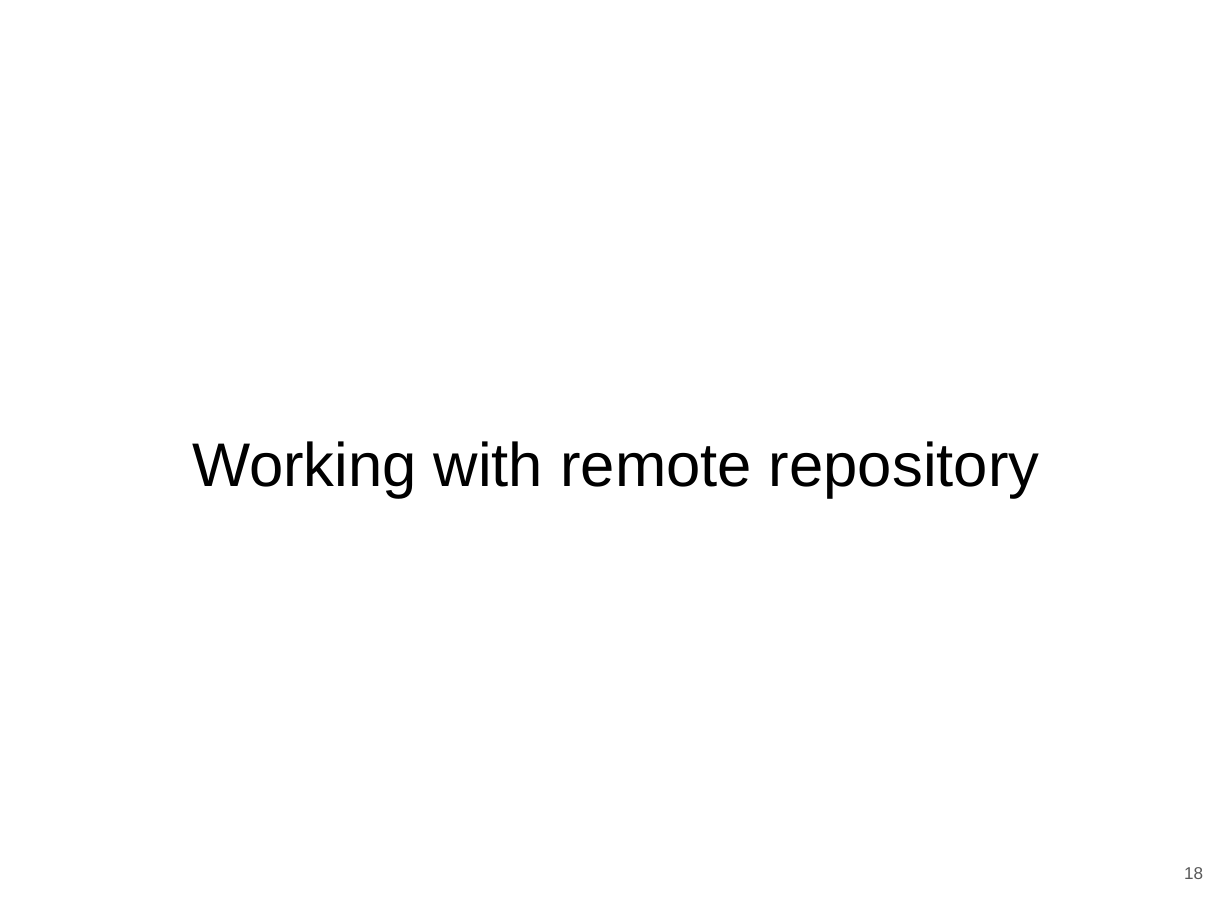
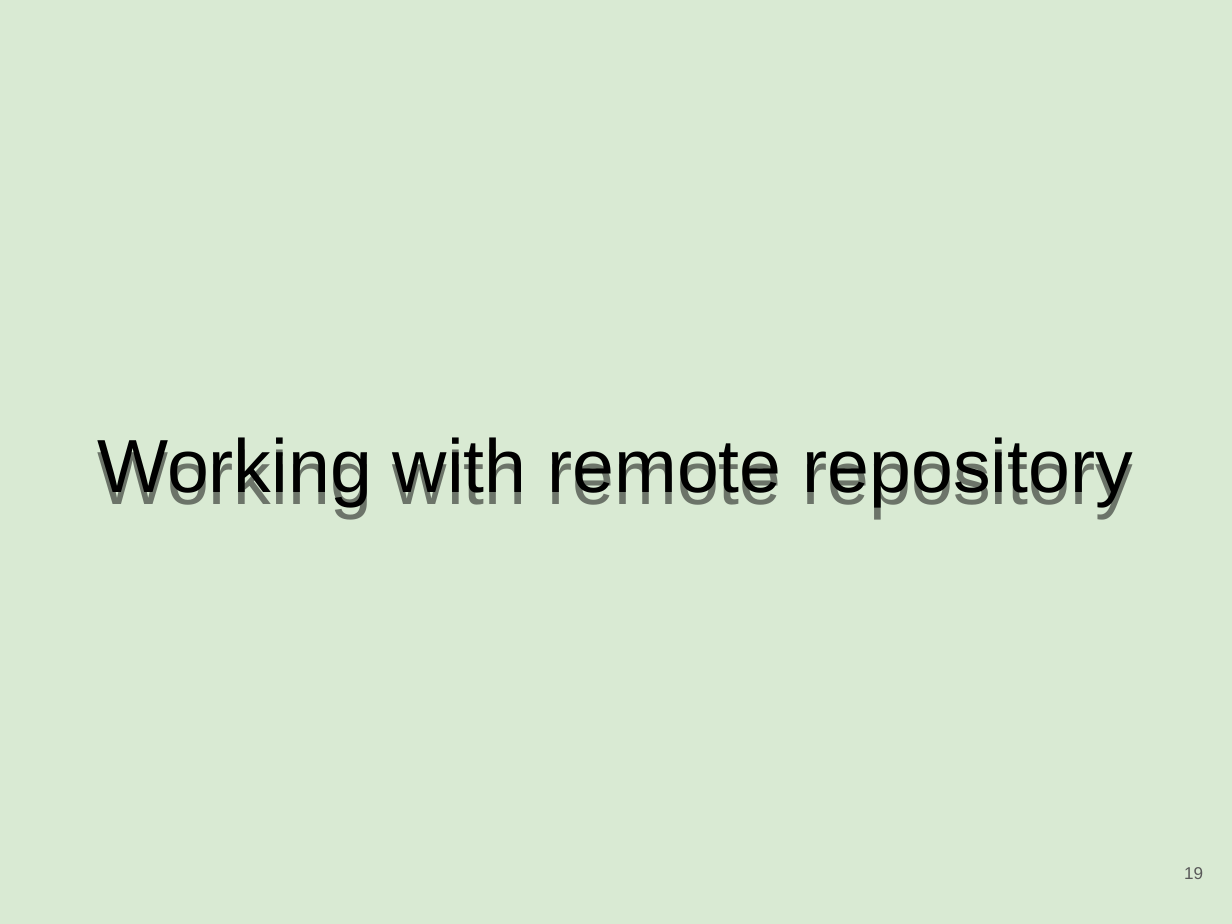
Before and after one commit to rickvek/Workshop-GIT, a slide deck: slide 19 of Git-Workshop.odp (slide 18 before the commit). Drawn at 1232x924 pixels with LibreOffice and Linux fonts; fonts in the diff are those of the drawing. Boxes give left, top, right and bottom in pixels: in the first picture for what was removed or moved away, otherwise in the second. Text is boxed around its words. In the diff, an @@ line names an element or a change of style, - is before the commit and + after.

```diff
--- a/Git-Workshop.odp
+++ b/Git-Workshop.odp
@@ background #FFFFFF to #D9EAD3 @@
@@ title "Working with remote repository" at (97, 437, 1133, 506): size 36 to 44 pt @@
@@ page number at (1184, 867, 1203, 879): text changed @@
-18
+19
```
Also in this commit, not shown: 34 other slides changed, 1 slide added.
